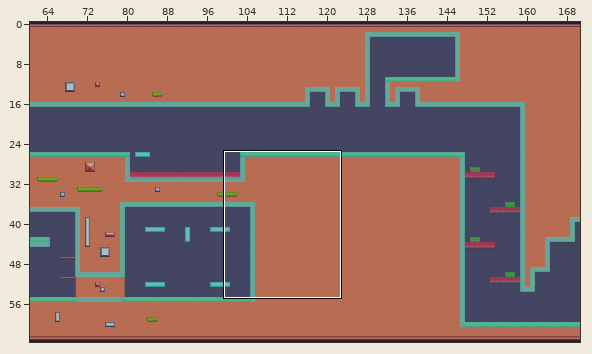
A Tiled map gets an edit: Output/Assets/maps/level1.tmx. Above: a wide view before the commit, with the close-up outlined.
Close-up. As it was:
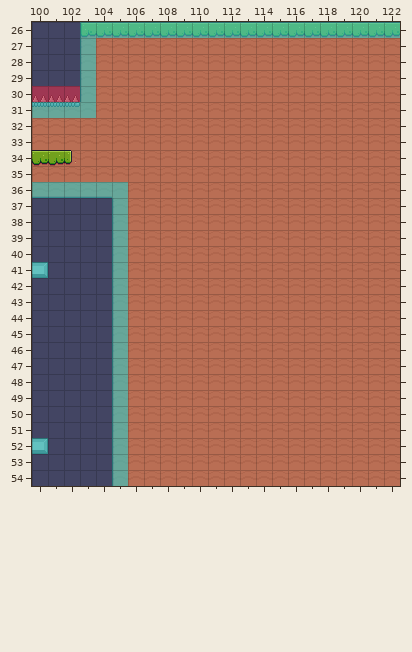
Cells are 16x16 px. Shown: x 100..122, y 26..54. The commit also changed other parts of the map, which this record leaves out.
Once edited:
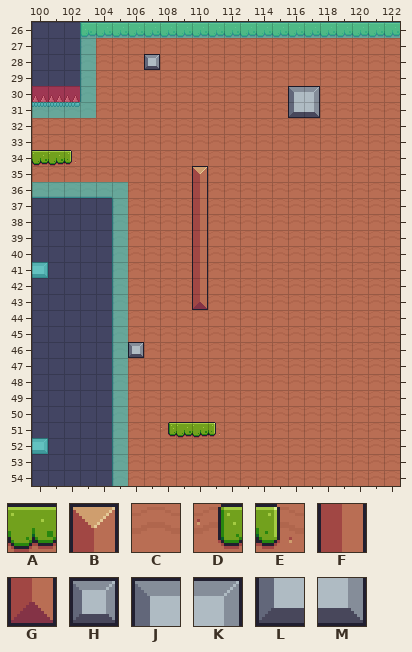
Key: from "platforms": A 7, B 15, C 29, D 31, E 32, F 37, G 59, H 122, J 123, K 124, L 145, M 146.
_ is an empty cell.
Diff:
Layer "Foreground":
Tile C becomes tile A in row 51 at x 109 to 110.
Tile C becomes tile B in row 35 at x 110.
Tile C becomes tile D in row 51 at x 108.
Tile C becomes tile E in row 51 at x 111.
Tile C becomes tile F in rows 36 to 42 at x 110.
Tile C becomes tile G in row 43 at x 110.
Tile C becomes tile H in row 28 at x 107; in row 46 at x 106.
Tile C becomes tile J in row 30 at x 116.
Tile C becomes tile K in row 30 at x 117.
Tile C becomes tile L in row 31 at x 116.
Tile C becomes tile M in row 31 at x 117.
Pixel boxes of the changes (left, top, right, bottom) in both close-ups:
changed: (144, 54, 160, 70)
changed: (288, 86, 320, 118)
changed: (192, 166, 208, 310)
changed: (128, 342, 144, 358)
changed: (161, 422, 220, 438)
